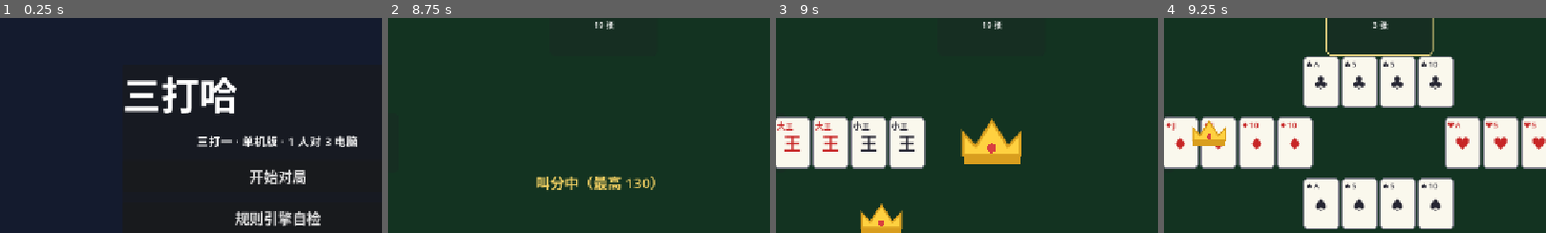
Above: before the commit, frames 1-4 (left to right).
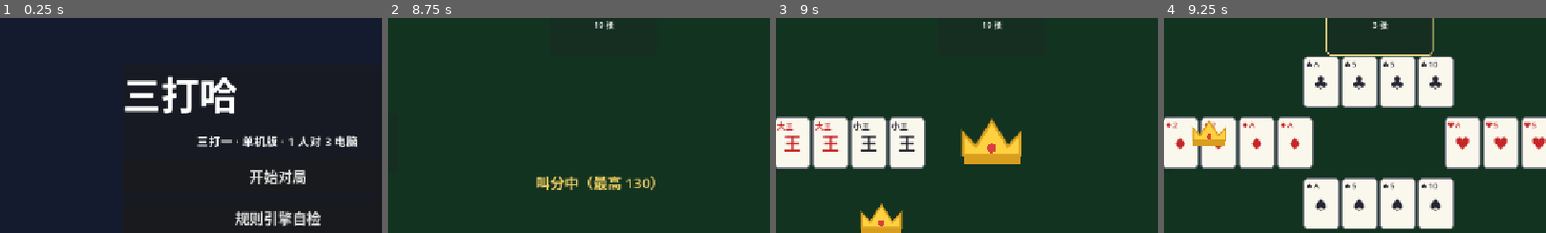
Above: after the commit, the same moments.

Repository: longy1/three-beat-one
Game: Godot game, scene res://scene/main_menu.tscn
The game is run twice, just before and just after one commit, with the same random seed, the same clock (stepped at 60 frames per second) and the same inputs.
Inputs:
- Up to frame 1 (0.25 s): no input
- Up to frame 2 (8.75 s): click "开始对局" at 0.5 s; click "叫 135" at 1.25 s; click "返回主菜单" at 2 s; click "开始对局" at 2.75 s; click "叫 140" at 3.5 s; click "历史" at 4.25 s; click "返回主菜单" at 5 s; click "规则引擎自检" at 5.75 s; click "出牌" at 6.5 s; click "返回主菜单" at 7.25 s; click "历史" at 8 s
- Up to frame 3 (9 s): click "规则引擎自检" at 8.75 s
- Up to frame 4 (9.25 s): no input
The pictures show only the part of the screen within x 14-64%, y 12-62%; the shares and areas given below are measured in that part.

Frames 1-3 are identical in both runs. In frame 4, 0.2% of the frame differs, in the area x 2-35%, y 48-53%.

Commit message:
rules: AA22（A对+2对）拖拉机在其花色同类中排最小（主牌AA22<主牌7788），跨花色仍按大类；规则文档 6.3 修订 + 牌力实现 + 用例

Diff:
--- a/core/combo.gd
+++ b/core/combo.gd
@@ -146,6 +146,11 @@
 ## 牌型比较用牌力（3.1 全序 + 6.3 拖拉机比较）。
 ## - 单/对：该牌（对子两张同点同力）的 card_power
 ## - 拖拉机：主牌类拖拉机(100000+) > 一切副牌拖拉机(50000+)；同类比"较大一组"的位置
+## 牌力比较用牌力（3.1 全序 + 6.3 拖拉机比较）。
+## - 单/对：该牌（对子两张同点同力）的 card_power
+## - 拖拉机：主牌类拖拉机 > 一切副牌拖拉机；同类比"较大一组"在 3.1 全序中的位置
+## - 规则修订（2026-11-16）：AA22（A 对+2 对的拖拉机）在其花色的同类拖拉机中排最小
+##   （如主牌 AA22 < 主牌 7788）；跨花色比较仍按大类（主牌类 > 副牌类）
 static func power(combo: Combo, trump: TrumpInfo) -> int:
 	match combo.type:
 		Type.SINGLE, Type.PAIR:
@@ -155,8 +160,19 @@
 			var top := 0
 			for key in groups:
 				top = maxi(top, trump.card_power(groups[key][0]))
-			return (100000 if combo.suit == TrumpInfo.CLASS_TRUMP else 50000) + top
+			var base := 100000 if combo.suit == TrumpInfo.CLASS_TRUMP else 50000
+			if _is_a2_tractor(combo):
+				return base - 1  # AA22 同类最小（仍高于一切副牌类，保持杀必赢）
+			return base + top
 	return 0
+
+
+## 是否为 AA22 拖拉机（两对分别为 A 对与 2 对）
+static func _is_a2_tractor(combo: Combo) -> bool:
+	var ranks := {}
+	for c in combo.cards:
+		ranks[c.rank] = true
+	return ranks.size() == 2 and ranks.has(Card.RANK_2) and ranks.has(Card.RANK_A)
 
 
 ## 比较两个同类牌型：返回 1（a 大）/ -1（b 大）/ 0（并列，先出者大由 Trick 处理）
--- a/test/test_combo.gd
+++ b/test/test_combo.gd
@@ -231,8 +231,14 @@
 		C(Card.Suit.CLUB, Card.RANK_Q, 0), C(Card.Suit.CLUB, Card.RANK_Q, 1),
 	])
 	test.check(Combo.compare(four_jokers, main_a2, trump) > 0, "四王 > ♠AA♠22")
-	# 6.3 同类比"较大一组"位置：♠1010♠99 的大组是正9（600）> ♠AA♠22 的大组正2（400）
-	test.check(Combo.compare(main_10_9, main_a2, trump) > 0, "♠1010♠99 > ♠AA♠22（较大一组正R > 正2）")
+	# 规则修订（2026-11-16）：AA22 在其花色的同类拖拉机中排最小
+	# ——主花色 AA22 < ♠1010♠99 < ♠7788（若存在）
+	var main_7_8 := detect([
+		C(Card.Suit.SPADE, Card.RANK_7, 0), C(Card.Suit.SPADE, Card.RANK_7, 1),
+		C(Card.Suit.SPADE, Card.RANK_8, 0), C(Card.Suit.SPADE, Card.RANK_8, 1),
+	])
+	test.check(Combo.compare(main_10_9, main_a2, trump) > 0, "♠1010♠99 > ♠AA♠22（AA22 同类最小）")
+	test.check(Combo.compare(main_7_8, main_a2, trump) > 0, "♠7788 > ♠AA♠22（主牌 AA22 < 主牌 7788）")
 	test.check(Combo.compare(main_10_9, side_kq, trump) > 0, "主牌拖拉机 > 副牌拖拉机")
 	var side_j10 := detect([
 		C(Card.Suit.CLUB, Card.RANK_J, 0), C(Card.Suit.CLUB, Card.RANK_J, 1),
Not shown, changed: doc/三打哈规则.md
